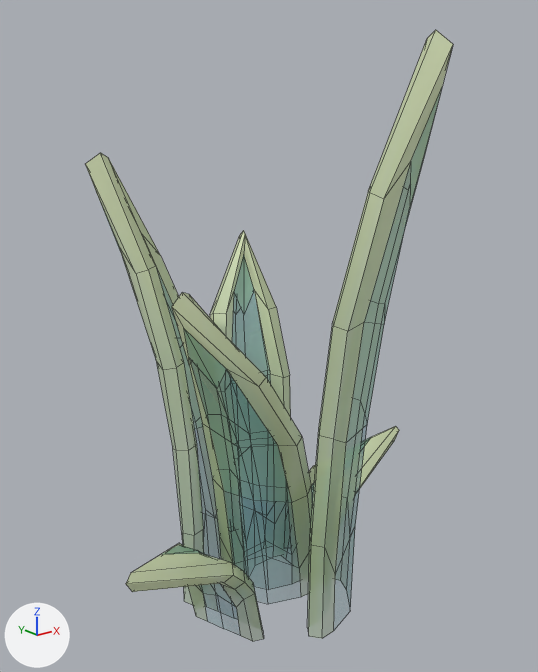
An edit to the FBX model Assets/Models/Tiny Treats plants/sansevieria_plant_medium.fbx, drawn before and after from the same camera.
The view is the same before and after, from a 50 mm lens placed at (-1.324, -1.62, 1.481), pointed at (-0.016, 0.016, 0.827). The axes (+X, +Y, +Z) are drawn at lower left. The lights are the same throughout. Mesh edges are drawn as thin lines. Objects named as collision shapes, trigger or cutter boxes, shadow casters or lower levels of detail are left out. Where no turn or scale is listed for an object, it has been applied to the vertices.

Objects in the first picture: 'sansevieria_plant_medium'.
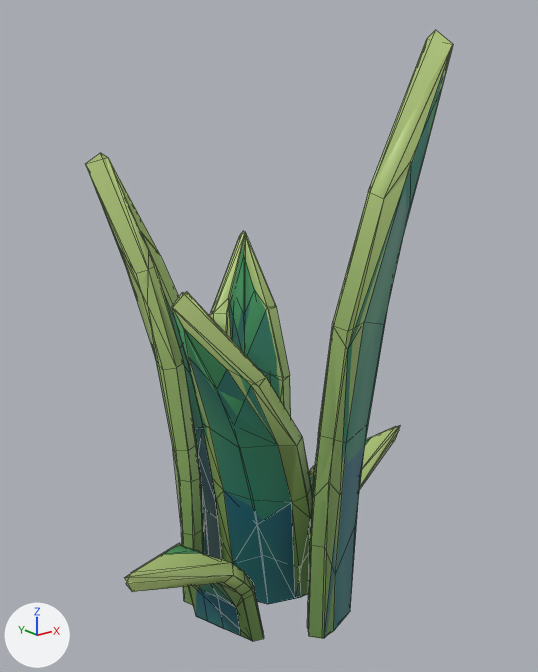
What differs and where, as boxes [x1, y1, x2, y2] in the pictures (538 x 672 px):
'sansevieria_plant_medium', surface changed: [86, 30, 453, 642] in both
'sansevieria_plant_medium_LOD1', added (green): after [93, 39, 450, 642]

Edits to the bpy script that builds the scene:
```text
Change img_tiny_treats_texture_1_png:
    img_tiny_treats_texture_1_png: load_image('tiny_treats_texture_1.png', 'tiny_treats_texture_1.png', 1024, 1024, 'Non-Color') -> load_image('tiny_treats_texture_1.png', 'tiny_treats_texture_1.png', 1024, 1024, 'sRGB')
Change mat_tiny_treats_1:
    remove n3 = _N.new('ShaderNodeTexImage'); n3.name = 'Image Texture.001'
    remove n3.image = img_tiny_treats_texture_1_png
    where n0 = _N.new('ShaderNodeBsdfPrincipled'); n0.name = 'Principled BSDF'
    remove _L.new(n3.outputs[0], n0.inputs[4])  # 'Color' to 'Alpha'
    where n2 = _N.new('ShaderNodeTexImage'); n2.name = 'Image Texture'
    add _L.new(n2.outputs[1], n0.inputs[4])  # 'Alpha' to 'Alpha'
Add me_sansevieria_plant_medium_001:
    me_sansevieria_plant_medium_001.from_pydata(...)  # 225 vertices, 274 faces; spans x -0.62..0.59, y -0.43..0.44, z -0.05..1.63
    me_sansevieria_plant_medium_001.materials.append(mat_tiny_treats_1)  # picture img_tiny_treats_texture_1_png
Add ob_sansevieria_plant_medium_lod1:
    ob_sansevieria_plant_medium_lod1 = bpy.data.objects.new('sansevieria_plant_medium_LOD1', me_sansevieria_plant_medium_001)
    ob_sansevieria_plant_medium_lod1.location = (0.0, 0.0, 0.0)
```
